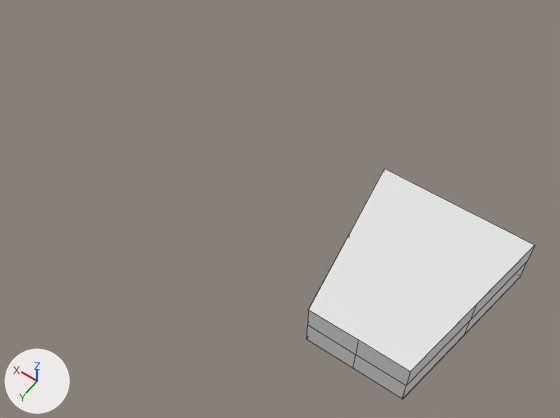
One commit to the Blender file Blender_shogi/base.blend: the scene before it, then after it.
Before and after are seen from a camera (50 mm lens) standing at (-0.0228, 0.0672, 0.1066) and looking at (0.0262, -0.0014, -0.0011). The lights are fixed; the arrows at lower left show +X, +Y and +Z. Mesh edges are drawn as thin lines.

The older version as bpy lines, for what is in view:
```python
me_立方体_011 = bpy.data.meshes.new('立方体.011')
me_立方体_011.from_pydata(...)  # 14 vertices, 7 faces; spans x -0.00081..0.00018, y -0.00555..0.0, z -0.00039..0.00039
me_立方体_013 = bpy.data.meshes.new('立方体.013')
me_立方体_013.from_pydata(...)  # 9 vertices, 4 faces; spans x 0.0, y -0.00555..0.0, z -0.00039..0.00039
# before: 0 (0.0, -0.00555, -0.00039) at pixel (402, 399), 1 (0.0, -0.00555, 0.00039) at pixel (410, 371), 2 (0.0, 0.0, -0.00039) at pixel (520, 276), 3 (0.0, 0.0, 0.00039) at pixel (534, 245), 4 (0.0, -0.00277, -0.00039) at pixel (464, 334)
# before: 5 (0.0, -0.00555, 0.0) at pixel (406, 385), 6 (0.0, -0.00277, 0.00039) at pixel (476, 304), 7 (0.0, 0.0, 0.0) at pixel (527, 261), 8 (0.0, -0.00277, 0.0) at pixel (470, 320)
me_立方体_014 = bpy.data.meshes.new('立方体.014')
me_立方体_014.from_pydata(...)  # 9 vertices, 4 faces; spans x 0.0, y 0.0..0.00555, z -0.00039..0.00039
# before: 0 (0.0, 0.0, -0.00039) at pixel (306, 339), 1 (0.0, 0.0, 0.00039) at pixel (308, 309), 2 (0.0, 0.00555, -0.00039), 3 (0.0, 0.00555, 0.00039) at pixel (384, 168), 4 (0.0, 0.00277, -0.00039)
# before: 5 (0.0, 0.0, 0.0) at pixel (307, 324), 6 (0.0, 0.00277, 0.00039) at pixel (349, 234), 7 (0.0, 0.00555, 0.0), 8 (0.0, 0.00277, 0.0)
ob_立方体 = bpy.data.objects.new('立方体', me_立方体_011)
ob_立方体.location = (0.0088, 0.0155, 0.0)
ob_立方体.scale = (28.3, 5.59, 11.9)
ob_立方体_001 = bpy.data.objects.new('立方体.001', me_立方体_014)
ob_立方体_001.location = (0.0088, 0.0155, 0.0)
ob_立方体_001.rotation_euler = (0.0, 0.0, 3.307)  # degrees (0, 0, 189)
ob_立方体_001.scale = (28.3, 5.67, 11.9)
ob_立方体_002 = bpy.data.objects.new('立方体.002', me_立方体_013)
ob_立方体_002.location = (-0.014, -0.0155, 0.0)
ob_立方体_002.rotation_euler = (0.0, 0.0, 2.976)  # degrees (0, 0, 171)
ob_立方体_002.scale = (28.3, 5.67, 11.9)
```
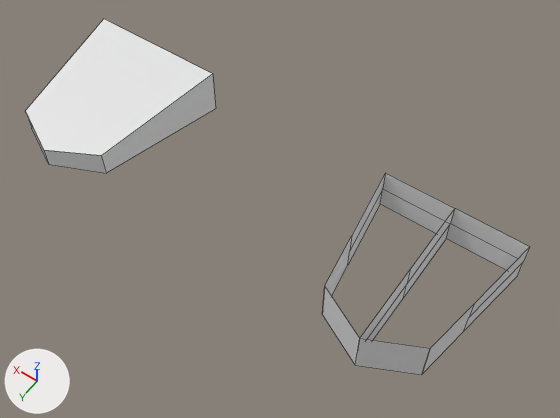
Pixel boxes [x1, y1, x2, y2] of what changed, in the pictures (560 x 418 px):
'立方体', deleted
    before: [307, 169, 534, 399]
'平面.002', added
    after: [26, 19, 212, 156]
'平面.001', added
    after: [380, 173, 529, 270]
'平面.005', added
    after: [102, 74, 216, 173]
'立方体.002', reshaped, moved, turned, rescaled
    before: [403, 246, 534, 398]
    after: [422, 247, 530, 374]
'平面.010', added
    after: [355, 339, 430, 375]
'平面', added
    after: [360, 209, 455, 340]
'立方体.001', reshaped (not visible before)
    after: [325, 174, 385, 296]
'平面.012', added
    after: [322, 287, 360, 364]
'平面.007', added
    after: [44, 150, 106, 173]
'平面.008', added
    after: [26, 113, 48, 162]

Diff of the bpy script that builds the scene:
```diff
--- a/Blender_shogi/base.blend.py
+++ b/Blender_shogi/base.blend.py
@@ me_立方体_013 @@
 me_立方体_013.from_pydata(...)  # 9 vertices, 4 faces; spans x 0.0, y -0.00555..0.0, z -0.00039..0.00039
 # used by ob_立方体_002; location = (-0.014, -0.0155, 0.0); rotation_euler = (0.0, 0.0, 2.976), in degrees (0, 0, 171); scale = (28.3, 5.67, 11.9)
 # verts and faces of me_立方体_013; kept vertices keep their numbers, new ones are numbered from 9
+# me_立方体_013 part 1
+delete_vertices([*range(0, 7), 8])  # with the faces that use them
+verts[9] = (-1.0, 0.0, 0.0)  # pixel (529, 246)
+verts[10] = (1.0, 0.0, 0.0)  # pixel (517, 276)
+verts[11] = (-1.0, 1.71602, 0.0)  # pixel (430, 348)
+verts[12] = (1.0, 1.71602, 0.0)  # pixel (421, 374)
+verts[13] = (-1.0, 1.0, 0.0)  # pixel (474, 303)
+verts[14] = (1.0, 1.0, 0.0)  # pixel (463, 331)
+verts[15] = (0.0, 1.0, 0.0)  # pixel (468, 317)
+faces += [(7, 15, 13, 9), (7, 10, 14, 15), (11, 13, 15, 14, 12)]
@@ me_立方体_014 @@
 me_立方体_014.from_pydata(...)  # 9 vertices, 4 faces; spans x 0.0, y 0.0..0.00555, z -0.00039..0.00039
 # used by ob_立方体_001; location = (0.0088, 0.0155, 0.0); rotation_euler = (0.0, 0.0, 3.307), in degrees (0, 0, 189); scale = (28.3, 5.67, 11.9)
 # verts and faces of me_立方体_014; kept vertices keep their numbers, new ones are numbered from 9
+# me_立方体_014 part 2
+delete_vertices([*range(0, 9)])  # with the faces that use them
+verts[9] = (-1.0, 0.29709, 0.02663)  # pixel (385, 172)
+verts[10] = (1.0, 0.29709, 0.02663)  # pixel (380, 203)
+verts[11] = (0.0, 0.29709, 0.02663)  # pixel (382, 188)
+for new, old in zip([12, 13, 14], [9, 10, 11]): verts[new] = verts[old] + (0.0, 0.94551, -0.00488)
+verts[15] = (-1.0, 1.91962, 0.01825)  # pixel (324, 285)
+verts[16] = (1.0, 1.91962, 0.01825)  # pixel (322, 314)
+faces += [(9, 12, 14, 11), (10, 11, 14, 13), (12, 15, 16, 13, 14)]
@@ me_平面_013 @@
+me_平面_013.from_pydata([(0.0, -1.0, 0.0), (-0.41, -1.0, -0.01), (0.0, 1.0, 0.0), (-0.41, 1.0, -0.01)], [], [(0, 2, 3, 1)])
@@ me_平面_011 @@
+me_平面_011.from_pydata([(0.0, -1.0, 0.0), (0.69, -1.0, 0.0), (0.0, 1.0, 0.0), (0.69, 1.0, 0.0)], [], [(0, 1, 3, 2)])
@@ me_平面_009 @@
+me_平面_009.from_pydata([(-1.0, -1.0, 0.0), (1.0, -1.0, 0.0), (-1.0, 1.0, 0.0), (1.0, 1.0, 0.0), (-1.0, 0.0, 0.0), (0.0, -1.0, 0.0), (1.0, 0.0, 0.0), (0.0, 1.0, 0.0), (0.0, 0.0, 0.0)], [], [(8, 6, 3, 7), (4, 8, 7, 2), (0, 5, 8, 4), (5, 1, 6, 8)])
@@ me_平面_008 @@
+me_平面_008.from_pydata([(0.0, 0.0, 0.0), (0.0, -0.825, 0.0), (0.687, 0.091, 0.005), (0.687, -0.916, 0.005)], [], [(0, 2, 3, 1)])
@@ me_平面_007 @@
+me_平面_007.from_pydata([(0.0, 0.0, 0.0), (0.0, -0.825, 0.0), (-0.687, 0.091, 0.005), (-0.687, -0.916, 0.005)], [], [(0, 1, 3, 2)])
@@ me_平面_005 @@
+me_平面_005.from_pydata([(-1.0, 0.59, 0.03), (-1.0, -1.41, 0.03), (-0.69, 0.09, 0.0), (-0.69, -0.92, 0.0)], [], [(3, 2, 0, 1)])
@@ me_平面_002 @@
+me_平面_002.from_pydata([(-1.0, 0.59, 0.03), (1.0, 0.59, 0.03), (-0.69, 0.09, 0.0), (0.69, 0.09, 0.0), (0.0, 0.0, 0.0)], [], [(3, 4, 2, 0, 1)])
@@ ob_立方体 @@
-ob_立方体 = bpy.data.objects.new('立方体', me_立方体_011)
@@ ob_立方体_002 @@
 ob_立方体_002 = bpy.data.objects.new('立方体.002', me_立方体_013)
-ob_立方体_002.location = (-0.014, -0.0155, 0.0)
-ob_立方体_002.rotation_euler = (0.0, 0.0, 2.976)  # degrees (0, 0, 171)
-ob_立方体_002.scale = (28.3, 5.67, 11.9)
+ob_立方体_002.location = (-0.0135, -0.015, 0.0)
+ob_立方体_002.rotation_euler = (0.166, 1.571, 0.0)  # degrees (9.5, 90, 0)
+ob_立方体_002.scale = (0.0043, 0.015, 1.0)
@@ ob_平面_012 @@
+ob_平面_012 = bpy.data.objects.new('平面.012', me_平面_013)
+ob_平面_012.location = (0.0, 0.015, 0.0)
+ob_平面_012.rotation_euler = (1.571, 0.0, -2.679)  # degrees (90, 0, -153)
+ob_平面_012.scale = (0.015, 0.0043, 1.0)
@@ ob_平面_010 @@
+ob_平面_010 = bpy.data.objects.new('平面.010', me_平面_011)
+ob_平面_010.location = (0.0, 0.015, 0.0)
+ob_平面_010.rotation_euler = (1.571, 0.0, -2.679)  # degrees (90, 0, -153)
+ob_平面_010.scale = (0.015, 0.0043, 1.0)
@@ ob_平面_001 @@
+ob_平面_001 = bpy.data.objects.new('平面.001', me_平面_009)
+ob_平面_001.location = (0.0, -0.015, 0.0)
+ob_平面_001.rotation_euler = (1.571, 0.0, 0.0)  # degrees (90, 0, 0)
+ob_平面_001.scale = (0.0135, 0.0043, 1.0)
@@ ob_平面 @@
+ob_平面 = bpy.data.objects.new('平面', me_平面_009.copy())
+ob_平面.location = (0.0, 0.0, 0.0)
+ob_平面.rotation_euler = (0.0, 1.571, 0.0)  # degrees (0, 90, 0)
+ob_平面.scale = (0.0043, 0.015, 1.0)
@@ ob_平面_008 @@
+ob_平面_008 = bpy.data.objects.new('平面.008', me_平面_008)
+ob_平面_008.location = (0.0657, 0.0156, 0.004)
+ob_平面_008.rotation_euler = (1.571, 0.0, 0.0)  # degrees (90, 0, 0)
+ob_平面_008.scale = (0.014, 0.0046, 1.0)
@@ ob_平面_007 @@
+ob_平面_007 = bpy.data.objects.new('平面.007', me_平面_007)
+ob_平面_007.location = (0.0657, 0.0156, 0.004)
+ob_平面_007.rotation_euler = (1.571, 0.0, 0.0)  # degrees (90, 0, 0)
+ob_平面_007.scale = (0.014, 0.0046, 1.0)
@@ ob_平面_005 @@
+ob_平面_005 = bpy.data.objects.new('平面.005', me_平面_005)
+ob_平面_005.location = (0.0657, 0.0156, 0.004)
+ob_平面_005.rotation_euler = (1.571, 0.0, 0.0)  # degrees (90, 0, 0)
+ob_平面_005.scale = (0.014, 0.0046, 1.0)
@@ ob_平面_002 @@
+ob_平面_002 = bpy.data.objects.new('平面.002', me_平面_002)
+ob_平面_002.location = (0.0657, 0.0156, 0.004)
+ob_平面_002.rotation_euler = (1.571, 0.0, 0.0)  # degrees (90, 0, 0)
+ob_平面_002.scale = (0.014, 0.0046, 1.0)
```
